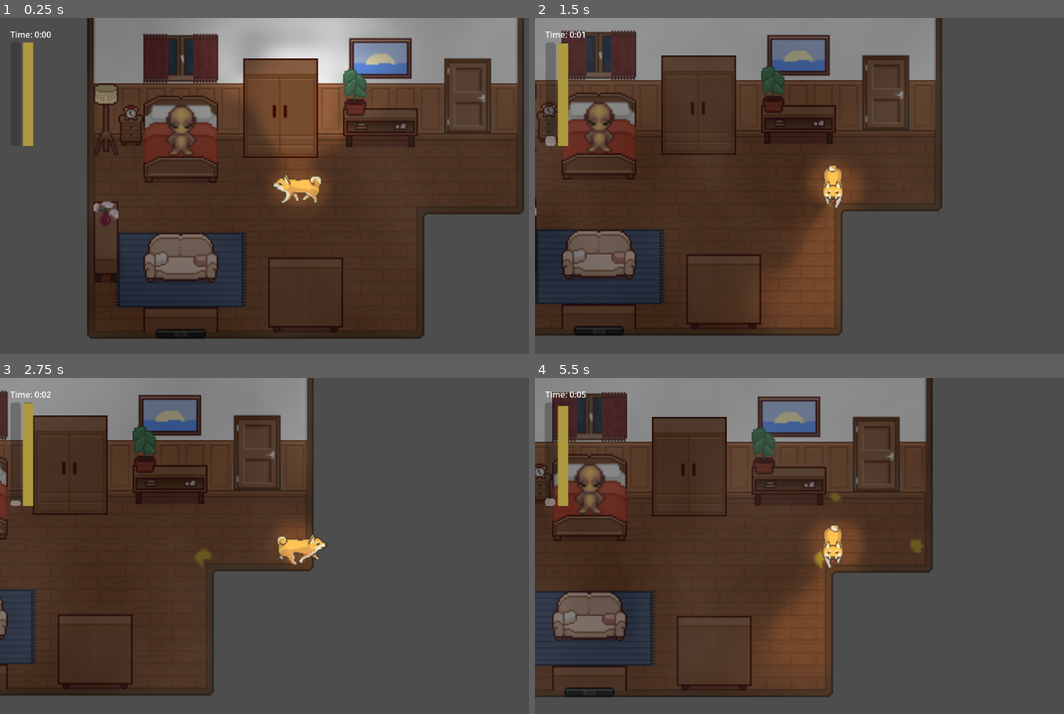
Above: before the commit, frames 1-4 (two rows, left to right).
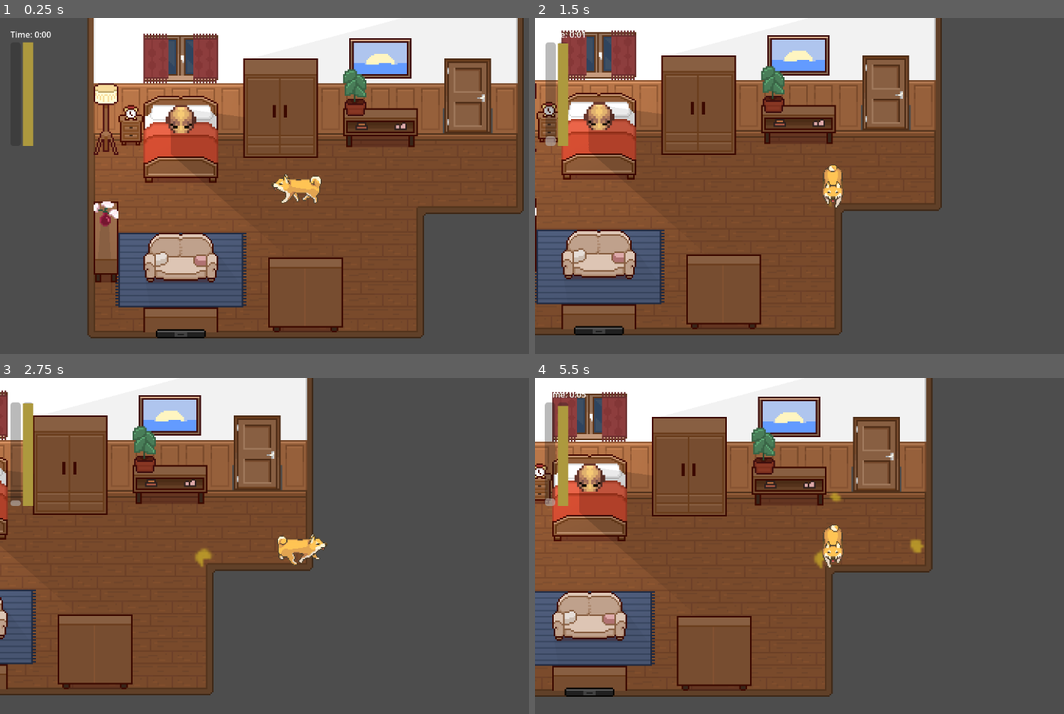
Above: after the commit, the same moments.

Repository: ethantheb/jammers
Game: Godot game, scene res://scenes/bedroom.tscn
The game is run twice, just before and just after one commit, with the same random seed, the same clock (stepped at 60 frames per second) and the same inputs.
Inputs (mouse positions are in pixels of both pictures, inside the frame that each line leads up to):
- Up to frame 1 (0.25 s): no input
- Up to frame 2 (1.5 s): tap Enter at 0.5 s; move the mouse to (963, 169) at 0.52 s; hold Right (ui_right) 0.53-1.28 s; hold Q 0.53-1.28 s; click (963, 169) at 0.67 s; move the mouse to (714, 202) at 1.27 s; hold Down (ui_down) from 1.28 s (still down); tap P at 1.35 s
- Up to frame 3 (2.75 s): tap Space at 2 s; move the mouse to (359, 472) at 2.02 s; release Down (ui_down) at 2.03 s; hold Right (ui_right) from 2.03 s (still down); hold Q from 2.03 s (still down)
- Up to frame 4 (5.5 s): move the mouse to (804, 613) at 2.77 s; release Right (ui_right) at 2.78 s; release Q at 2.78 s; hold Up (ui_up) 2.78-3.53 s; tap P at 2.85, 4.35 s; click (804, 613) at 2.92 s; move the mouse to (1016, 596) at 3.52 s; hold Q 3.53-4.28 s; hold Left (ui_left) 3.53-5.03 s; move the mouse to (656, 495) at 4.27 s; tap Enter at 5 s; move the mouse to (862, 546) at 5.02 s; hold Down (ui_down) from 5.03 s (still down); hold Q from 5.03 s (still down); click (862, 546) at 5.17 s

The runs differ from the first frame. In frame 1, 63% of the frame differs, in the area x 16-99%, y 0-96%; in frame 2, 58%; in frame 3, 45%; in frame 4, 56%.

Commit message:
remove fog overlay from bedroom since it breaks layering

Diff:
--- a/scenes/bedroom.tscn
+++ b/scenes/bedroom.tscn
@@ -15,11 +15,10 @@
 [ext_resource type="Texture2D" uid="uid://da4vlv1ut5fln" path="res://assets/tilesets/pixelinterior_LRK_v1.1/doorswindowsstairs_LRK.png" id="12_qw8ek"]
 [ext_resource type="Texture2D" uid="uid://du3c1b00khu3e" path="res://assets/tilesets/pixelinterior_LRK_v1.1/floorswalls_LRK.png" id="13_qbrme"]
 [ext_resource type="PackedScene" uid="uid://c55ktvtf07pxx" path="res://scenes/player.tscn" id="14_lyvny"]
-[ext_resource type="PackedScene" path="res://scenes/door.tscn" id="16_43jao"]
+[ext_resource type="PackedScene" uid="uid://ela2c4n7ip14" path="res://scenes/door.tscn" id="16_43jao"]
 [ext_resource type="Script" uid="uid://bc07ro077afnp" path="res://scripts/interactable_bed.gd" id="16_cixf6"]
-[ext_resource type="PackedScene" uid="uid://d66nr0vwbl6o" path="res://scenes/owner.tscn" id="16_qquio"]
+[ext_resource type="PackedScene" path="res://scenes/owner.tscn" id="16_qquio"]
 [ext_resource type="PackedScene" uid="uid://jr50xyaas84c" path="res://scenes/test_level.tscn" id="18_cs7aj"]
-[ext_resource type="PackedScene" path="res://scenes/fog_overlay_v2.tscn" id="19_43jao"]
 
 [sub_resource type="OccluderPolygon2D" id="OccluderPolygon2D_xyfub"]
 polygon = PackedVector2Array(67, 147, 65, 134, 67, 117, 68, 121, 67.6471, 130.175)
@@ -6019,19 +6018,3 @@
 [node name="CollisionShape2D" type="CollisionShape2D" parent="InteractableBed" unique_id=1319908819]
 position = Vector2(60, -128)
 shape = SubResource("RectangleShape2D_mk2nf")
-
-[node name="FogOverlay" parent="." unique_id=2092139013 instance=ExtResource("19_43jao")]
-vision_radius_px = 481.0
-vision_softness_px = 87.0
-ambient_radius_px = 18.0
-ambient_softness_power = 0.05
-ambient_edge_softness_px = 60.0
-cone_angle_degrees = 123.0
-cone_distance_falloff_start_ratio = 0.0
-cone_distance_falloff_smoothing_passes = 1
-cone_angle_falloff_start_ratio = 0.09
-vision_energy = 1.8
-fog_speed = 0.15
-fog_noise_strength = 1.0
-fog_tint_strength = 0.29
-edge_noise_strength = 0.45
